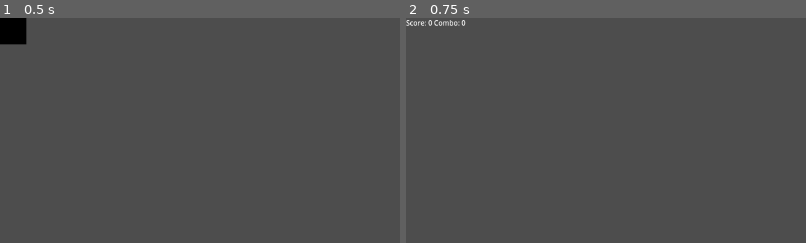
Above: before the commit, frames 1-2 (left to right).
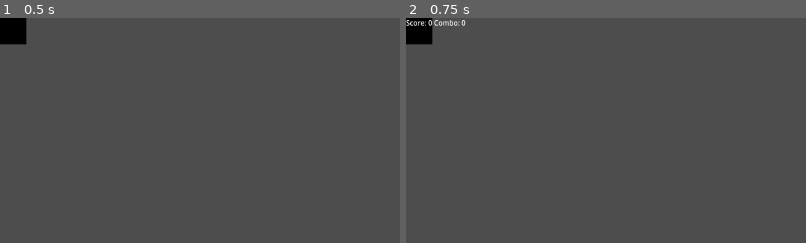
Above: after the commit, the same moments.

Repository: GeMini-220/TomoNoTaiko-NH
Game: Godot game, scene res://Scenes/Main Menu.tscn
Same seed, same stepped clock (60 frames per second), same inputs: the game is played once before the commit and once after it. Video files are missing from this copy of the repository; at most half a second of black plays in their place. Sound files missing from this copy of the repository are replaced by a short silence.
Inputs (mouse positions are % of the whole screen's width and height, from its top left):
- Up to frame 1 (0.5 s): no input
- Up to frame 2 (0.75 s): click (50, 88) at 0.5 s
The pictures show only the part of the screen within x 0-50%, y 0-50%; the shares and areas given below are measured in that part.

Frame 1 is identical in both runs. In frame 2, 0.8% of the frame differs, in the area x 0-7%, y 0-12%.

Commit message:
updated level 1's background

Diff:
--- a/Scenes/Level 1.tscn
+++ b/Scenes/Level 1.tscn
@@ -1,7 +1,8 @@
-[gd_scene load_steps=3 format=3 uid="uid://b03hqb6acnvni"]
+[gd_scene load_steps=4 format=3 uid="uid://b03hqb6acnvni"]
 
 [ext_resource type="Script" path="res://Scripts/beatmap_interpreter.gd" id="1_36v4f"]
 [ext_resource type="PackedScene" uid="uid://6pfc4j80qsvn" path="res://Scenes/Conductor.tscn" id="2_k7nr0"]
+[ext_resource type="VideoStream" path="res://temp_sprites/Main-Shortened(Preview).ogv" id="3_wm4c5"]
 
 [node name="beatmape interpreter test scene" type="Node2D"]
 script = ExtResource("1_36v4f")
@@ -12,6 +13,15 @@
 [node name="Timer" type="Timer" parent="Conductor"]
 one_shot = true
 
+[node name="VideoStreamPlayer" type="VideoStreamPlayer" parent="."]
+offset_right = 1920.0
+offset_bottom = 1088.0
+scale = Vector2(0.600037, 0.595639)
+mouse_filter = 2
+stream = ExtResource("3_wm4c5")
+autoplay = true
+loop = true
+
 [node name="ScoreDisplay" type="Label" parent="."]
 offset_right = 103.0
 offset_bottom = 51.0
